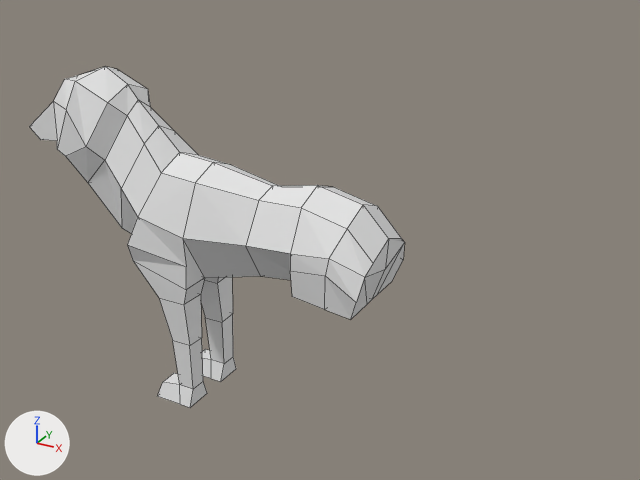
Before and after pictures for a commit that changed the Blender file Pertemuna 5/Pertemuan 5.blend.
The view is the same before and after, from a camera (50 mm lens) standing at (6.0, -10.49, 5.1) and looking at (0.3, -0.13, -0.08). Every picture has the same lights, and +X, +Y and +Z are marked at lower left. Mesh edges are drawn as thin lines.

The older version as bpy lines, for what is in view:
```python
me_plane_001 = bpy.data.meshes.new('Plane.001')
me_plane_001.from_pydata(...)  # 100 vertices, 98 faces; spans x -3.24..2.92, y -0.82..0.06, z -3.35..1.81
# before: 84 (-0.33, -0.19, -3.35), 85 (-0.14, -0.19, -3.35) at pixel (207, 393), 86 (-0.33, -0.66, -3.35) at pixel (180, 404), 87 (-0.14, -0.66, -3.35) at pixel (190, 407), 92 (-0.8, -0.19, -3.34)
# before: 93 (-0.8, -0.66, -3.34) at pixel (157, 396)
ob_plane = bpy.data.objects.new('Plane', me_plane_001)
ob_plane.location = (-1.42, -0.39, 0.32)
_m = ob_plane.modifiers.new('Mirror', 'MIRROR')
_m.use_axis = (False, True, False)
_m.use_clip = True
_m.merge_threshold = 0.152
```
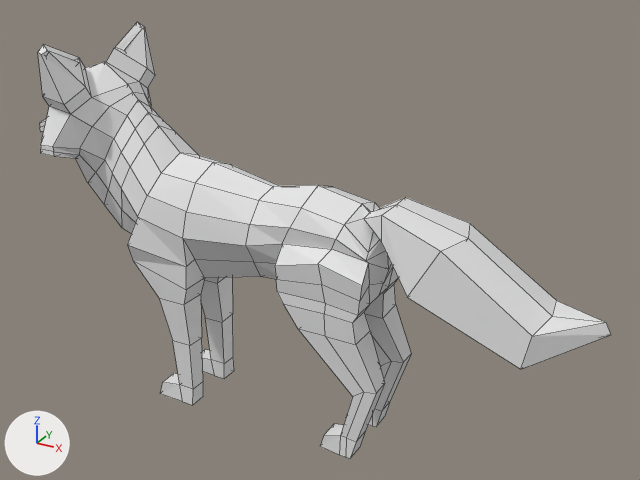
Changed parts and their boxes (x1, y1, x2, y2) in the pictures (640 x 480 px; the box of a moved part takes in the faces that stretch with it):
'Plane', reshaped (52% wider, 27% taller): before (29, 66, 405, 408); after (38, 22, 611, 458)
part 1 of me_plane_001, built on: before (29, 66, 405, 319); after (38, 22, 611, 458)
part 2 of me_plane_001, moved or reshaped: before (158, 357, 236, 408); after (160, 357, 234, 405)

Edits to the bpy script that builds the scene:
```text
Change me_plane_001:
    used by ob_plane; location = (-1.42, -0.39, 0.32)
    verts and faces of me_plane_001; kept vertices keep their numbers, new ones are numbered from 100
    remove me_plane_001.from_pydata(...)  # 100 vertices, 98 faces; spans x -3.24..2.92, y -0.82..0.06, z -3.35..1.81
    add me_plane_001.from_pydata(...)  # 262 vertices, 253 faces; spans x -3.24..5.95, y -1.13..0.06, z -3.35..2.3
    me_plane_001 part 1
    19 vertices are removed from x -2.64..2.92, y -0.73..0.06, z -1.0..1.58
    61 faces are deleted
    3 vertices in x -3.24..0.08, y 0.06, z 0.61..0.76 move by (0.0, -0.06, 0.0)
    27 vertices move from x -3.24..2.88, y -0.76..0.06, z -1.0..1.81 to x -3.23..2.88, y -0.8..0.0, z -0.9..1.88
    176 vertices are added at x -3.22..5.95, y -1.13..0.0, z -3.35..2.3
    5 new vertices lie (0.36, 0.0, -0.33) away from vertices in x -1.01..2.48, y -0.46..0.0, z 0.27..0.61
    216 new faces join them
    me_plane_001 part 2
    add for i in [84, 85, 92]: verts[i] += (0.0, -0.11, 0.01)
    add for i in [86, 87, 93]: verts[i] += (0.0, 0.07, 0.0)
```
